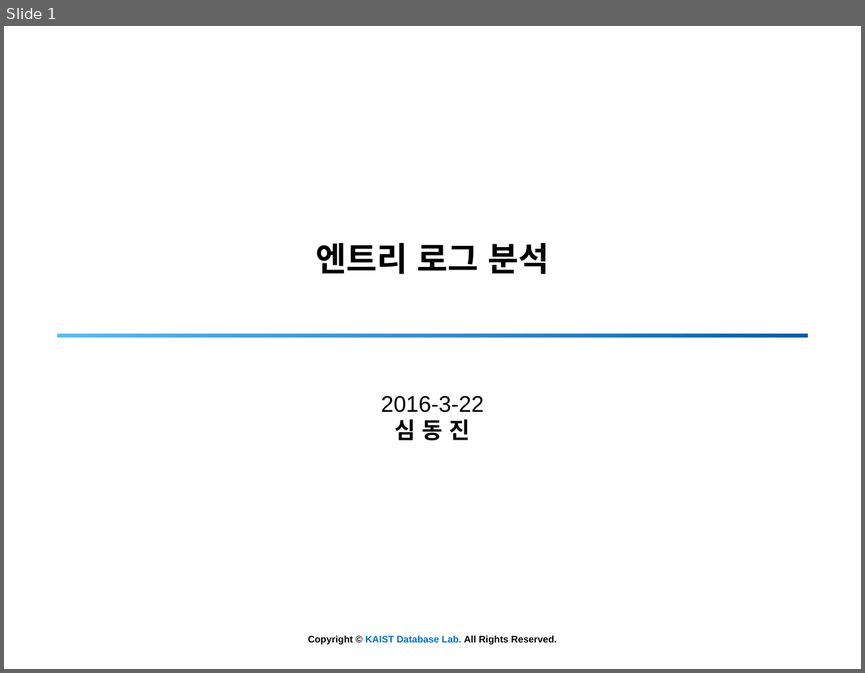
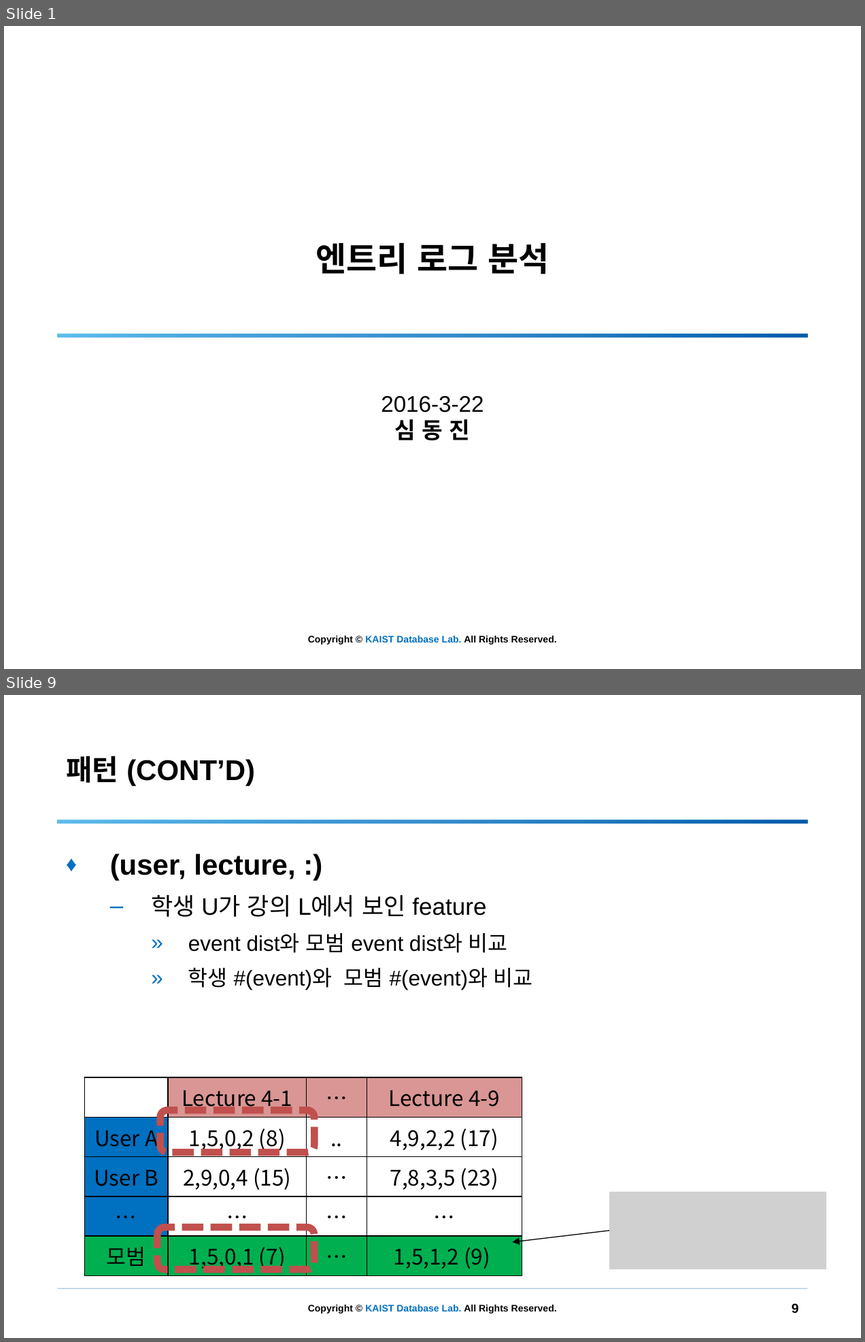
Before and after one commit to simdj/entry_log_analysis, a slide deck: 160322 로그분석.pptx. Shown one above the other, each under a label of ours: slide 1 before the commit, slides 1 and 9 after it; the slides between them are not shown. The pictures are 865x673 and 865x1342 pixels, drawn with LibreOffice and Linux fonts; fonts in the diff are those of the drawing; grey boxes stand for pictures; background and template pictures are left out. Boxes give left, top, right and bottom in pixels: in the first picture for what was removed or moved away, otherwise in the second. Text is boxed around its words. In the diff, an @@ line names an element or a change of style, - is before the commit and + after.

```diff
--- a/160322 로그분석.pptx
+++ b/160322 로그분석.pptx
@@ slide 9 added at (x1=4, y1=695, x2=861, y2=1338), background #FFFFFF; not listed: 1 template element that a slide beside it also shows @@
@@ title added at (x1=66, y1=756, x2=255, y2=786), 30 pt, text #000000, bold, small capitals @@
+패턴 (cont’d)
@@ rectangle added at (x1=57, y1=820, x2=807, y2=824), fill gradient #5FBEED to #0070C0 to #015CAA @@
@@ text added at (x1=110, y1=853, x2=533, y2=989), 18 pt, text #000000 @@
+♦ (user, lecture, :)
+  – 학생 U가 강의 L에서 보인 feature
+    » event dist와 모범 event dist와 비교
+    » 학생 #(event)와 모범 #(event)와 비교
@@ table added at (x1=84, y1=1077, x2=522, y2=1273), 5 rows, 4 columns @@
+ | Lecture 4-1 | … | Lecture 4-9
+User A | 1,5,0,2 (8) | .. | 4,9,2,2 (17)
+User B | 2,9,0,4 (15) | … | 7,8,3,5 (23)
+… | … | … | …
+모범 | 1,5,0,1 (7) | … | 1,5,1,2 (9)
@@ rounded rectangle added at (x1=160, y1=1110, x2=314, y2=1152), outline #C0504D 6 pt dashed @@
@@ picture added at (x1=609, y1=1191, x2=825, y2=1269) @@
@@ rounded rectangle added at (x1=158, y1=1227, x2=314, y2=1269), outline #C0504D 6 pt dashed @@
@@ arrow added from (609, 1231) to (512, 1242), #000000 0.75 pt @@
@@ line added from (57, 1288) to (808, 1288), #0070C0 0.25 pt @@
@@ page number added at (x1=791, y1=1303, x2=799, y2=1312), 11 pt, text #000000, bold @@
+9
```
Also in this commit, not shown: 7 slides changed, 24 other slides added, 5 slides removed, 14 other files.
